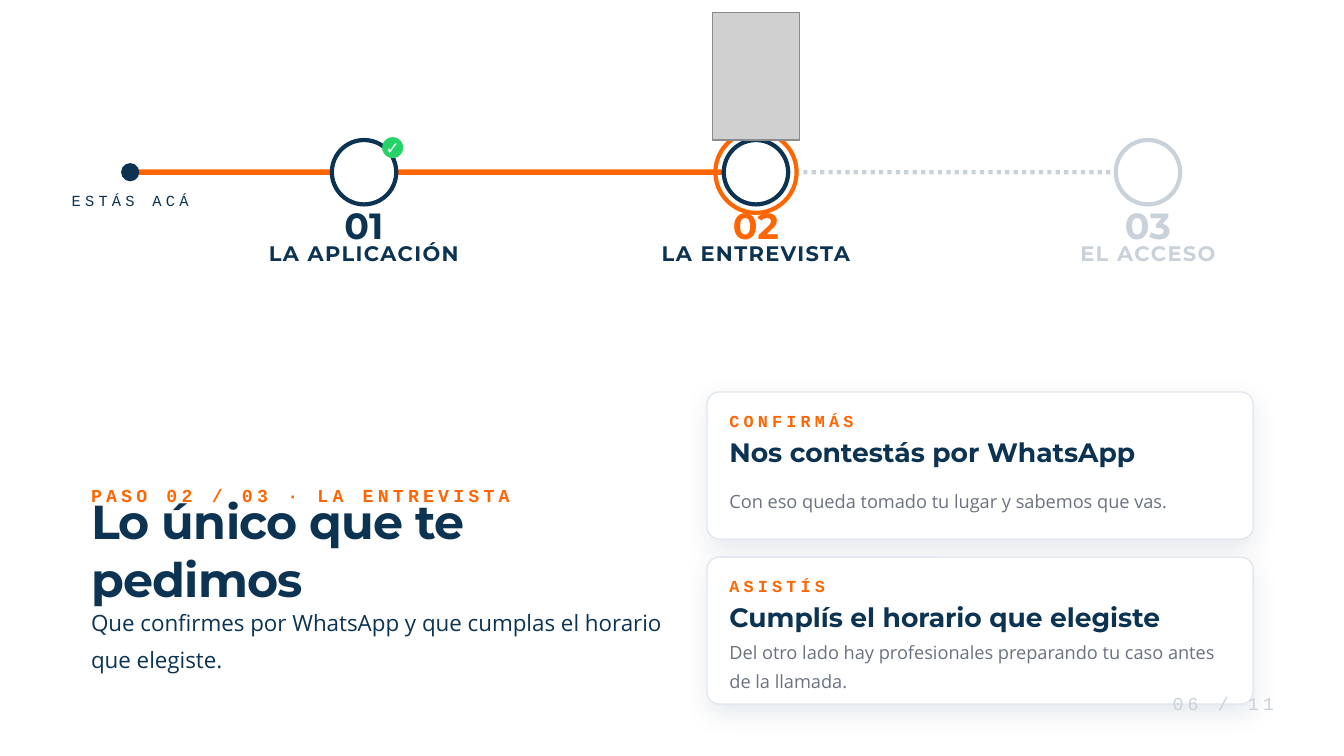
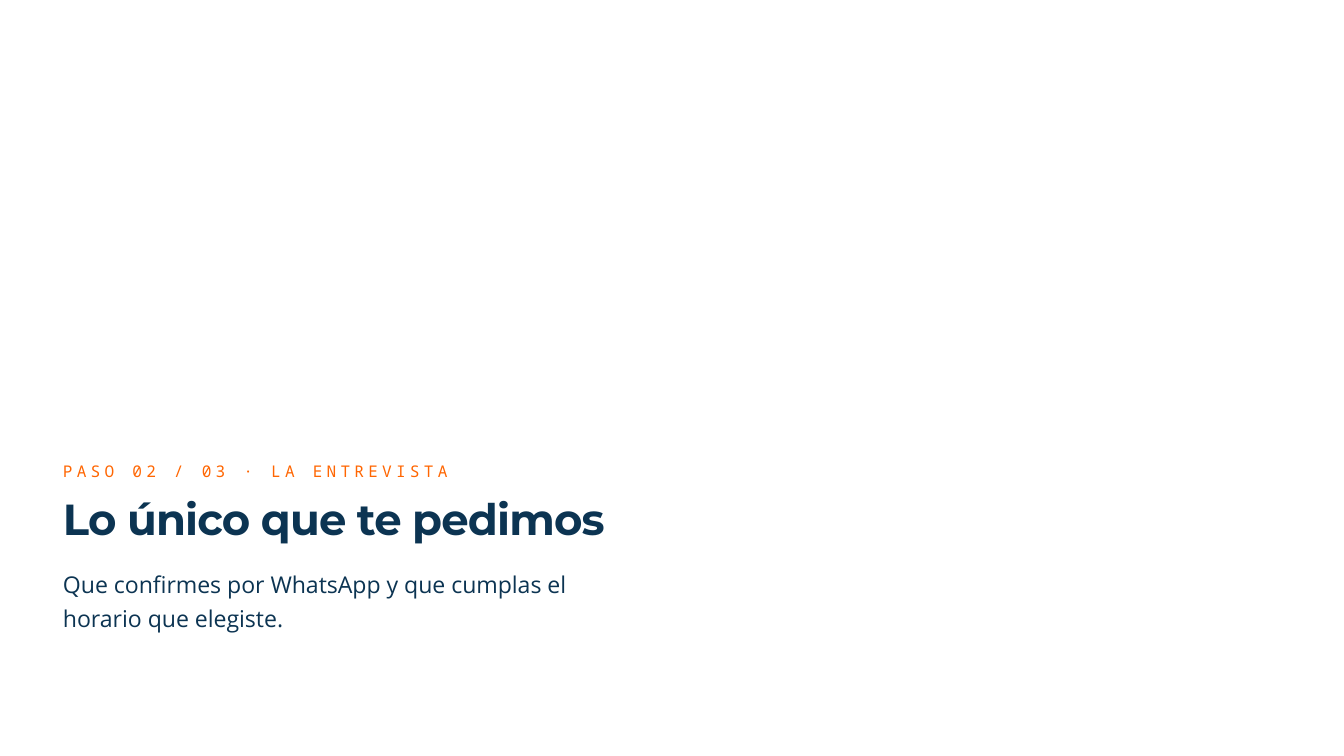
Before and after one commit to rolandopaypal9823/detodo, a slide deck: slide 6 of deck-1pct/export/El-mapa-del-1-pct-EDITABLE.pptx. Drawn at 1344x756 pixels with LibreOffice and Linux fonts; fonts in the diff are those of the drawing; grey boxes stand for pictures; background and template pictures are left out. Boxes give left, top, right and bottom in pixels: in the first picture for what was removed or moved away, otherwise in the second. Text is boxed around its words. In the diff, an @@ line names an element or a change of style, - is before the commit and + after.

```diff
--- a/deck-1pct/export/El-mapa-del-1-pct-EDITABLE.pptx
+++ b/deck-1pct/export/El-mapa-del-1-pct-EDITABLE.pptx
@@ picture removed at box(713, 12, 800, 139) @@
@@ ellipse removed at box(332, 140, 396, 205) @@
@@ ellipse removed at box(382, 137, 403, 158) @@
@@ text removed at box(382, 137, 403, 158) @@
-✓
@@ ellipse removed at box(716, 132, 798, 214) @@
@@ ellipse removed at box(724, 140, 788, 205) @@
@@ ellipse removed at box(1116, 140, 1181, 205) @@
@@ ellipse removed at box(121, 163, 139, 181) @@
@@ line removed from (130, 172) to (1148, 172) @@
@@ line removed from (130, 172) to (756, 172) @@
@@ text removed at box(72, 195, 188, 206) @@
-ESTÁS ACÁ
@@ text removed at box(344, 204, 383, 248) @@
-01
@@ text removed at box(733, 204, 779, 248) @@
-02
@@ text removed at box(1125, 204, 1171, 248) @@
-03
@@ text removed at box(269, 242, 459, 262) @@
-LA APLICACIÓN
@@ text removed at box(662, 246, 850, 262) @@
-LA ENTREVISTA
@@ text removed at box(1080, 246, 1215, 261) @@
-EL ACCESO
@@ rounded rectangle removed at box(707, 392, 1253, 539) @@
@@ text removed at box(729, 414, 853, 427) @@
-CONFIRMÁS
@@ text removed at box(729, 442, 1135, 467) @@
-Nos contestás por WhatsApp
@@ text "PASO 02 / 03 · ...": place and size @@
-text "PASO 02 / 03 · ..." at box(91, 489, 510, 508)
+text "PASO 02 / 03 · ..." at box(63, 465, 448, 477)
@@ text "PASO 02 / 03 · ..." at box(63, 465, 448, 477): size 13 to 11.5 pt, font Courier New to Noto Sans Mono, bold off; line spacing 1 to 15pt; vertical alignment middle to top @@
@@ text "Lo único que te pedimos": place and size @@
-text "Lo único que te pedimos" at box(91, 493, 465, 607)
+text "Lo único que te pedimos" at box(63, 501, 604, 544)
@@ text "Lo único que te pedimos" at box(63, 501, 604, 544): size 34 to 31 pt, letter spacing -0.5 to -0.6 pt; line spacing 1 to 32.9pt; vertical alignment middle to top @@
@@ text removed at box(729, 494, 1167, 513) @@
-Con eso queda tomado tu lugar y sabemos que vas.
@@ text "Que confirmes por WhatsApp y ...": place and size @@
-text "Que confirmes por WhatsApp y ..." at box(91, 614, 662, 674)
+text "Que confirmes por WhatsApp y ..." at box(63, 575, 566, 633)
@@ text "Que confirmes por WhatsApp y ..." at box(63, 575, 566, 633): size 16 to 16.5 pt; line spacing 1.4 to 23.9pt; vertical alignment middle to top @@
@@ rounded rectangle removed at box(707, 558, 1253, 705) @@
@@ text removed at box(729, 580, 825, 592) @@
-ASISTÍS
@@ text removed at box(729, 606, 1160, 633) @@
-Cumplís el horario que elegiste
@@ text removed at box(729, 645, 1215, 688) @@
-Del otro lado hay profesionales preparando tu caso antes de la llamada.
@@ text removed at box(1173, 696, 1274, 717) @@
-06 / 11
```
Also in this commit, not shown: 9 other slides changed, 1 slide added, 1 slide removed, 7 other files.
